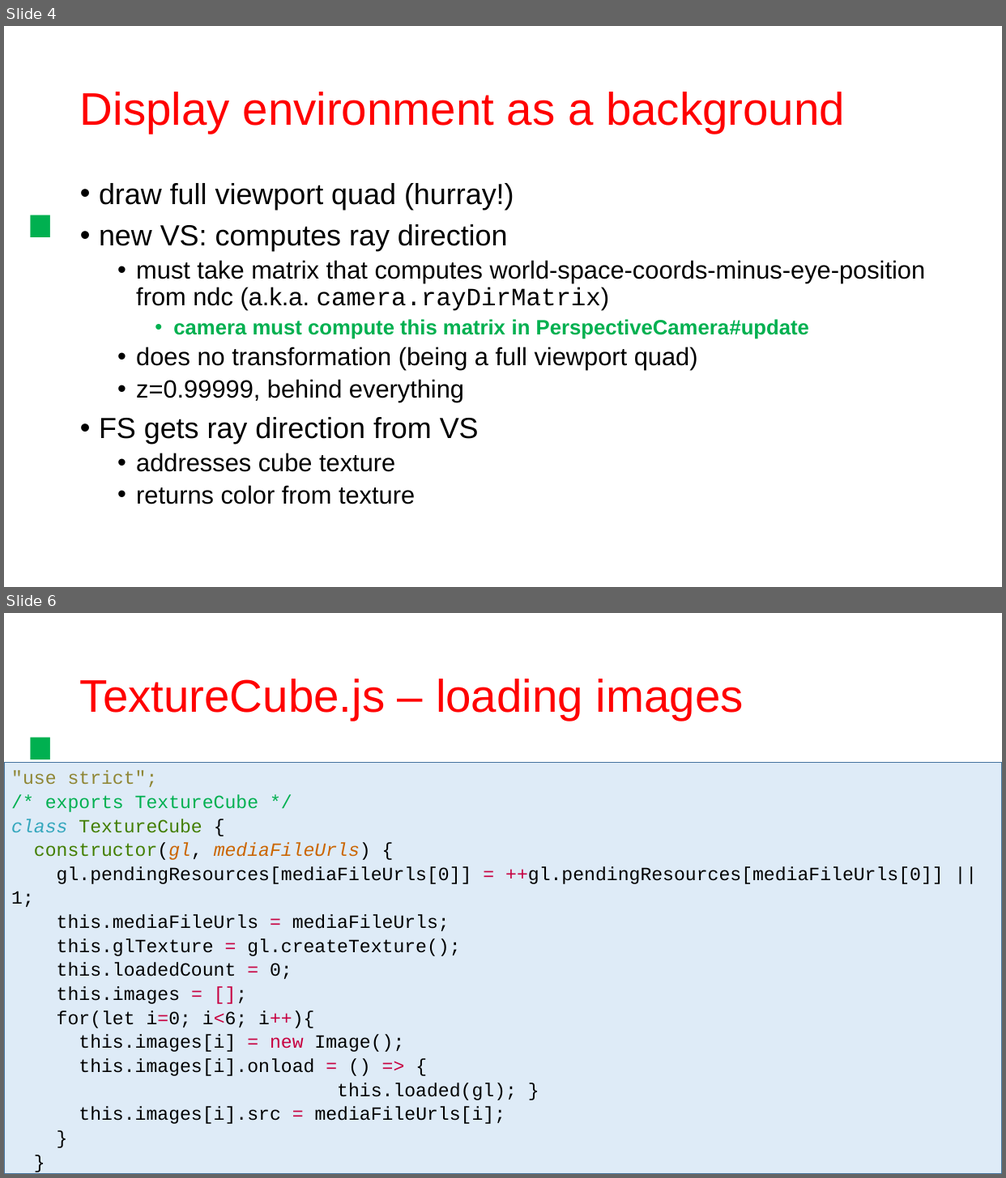
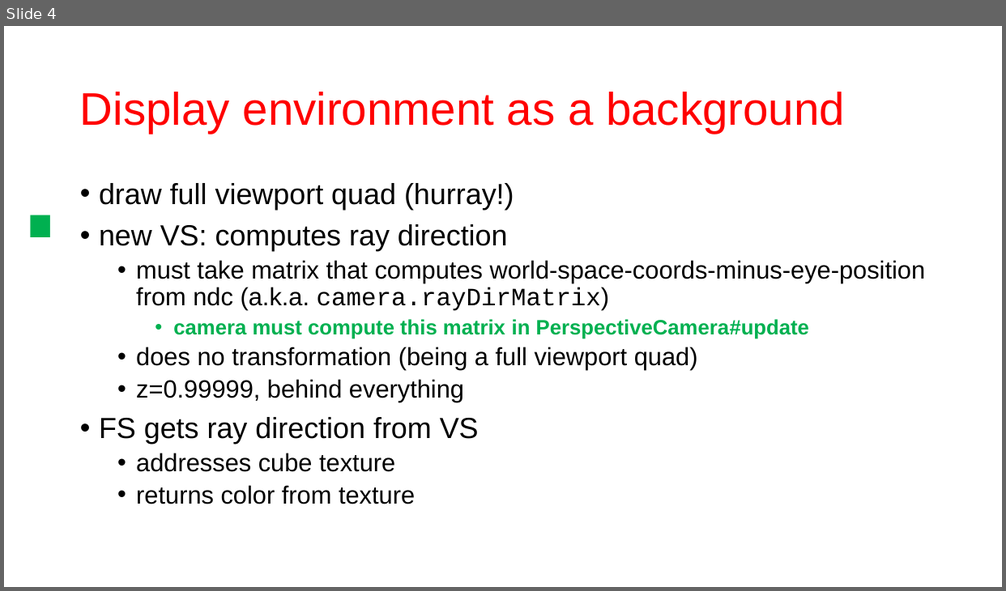
Before and after one commit to szecsi/kogfactory, a slide deck: projects/kog.040.030-background/aitcg330 - Environment Background.pptx. Shown one above the other, each under a label of ours: slides 4 and 6 before the commit, slide 4 after it; the slides between them are not shown. The pictures are 1006x1178 and 1006x591 pixels, drawn with LibreOffice and Linux fonts; fonts in the diff are those of the drawing. Boxes give left, top, right and bottom in pixels: in the first picture for what was removed or moved away, otherwise in the second. Text is boxed around its words. In the diff, an @@ line names an element or a change of style, - is before the commit and + after.

```diff
--- a/projects/kog.040.030-background/aitcg330 - Environment Background.pptx
+++ b/projects/kog.040.030-background/aitcg330 - Environment Background.pptx
@@ slide 6 removed at (4,613,1002,1174), background #FFFFFF @@
@@ text removed at (4,613,47,807) @@
-.
@@ title removed at (80,679,744,720) @@
-TextureCube.js – loading images
@@ text removed at (4,763,1002,1174) @@
-"use strict";
-/* exports TextureCube */
-class TextureCube {
-constructor(gl, mediaFileUrls) {
-gl.pendingResources[mediaFileUrls[0]] = ++gl.pendingResources[mediaFileUrls[0]] || 1;
-this.mediaFileUrls = mediaFileUrls;
-this.glTexture = gl.createTexture();
-this.loadedCount = 0;
-this.images = [];
-for(let i=0; i<6; i++){
-this.images[i] = new Image();
-this.images[i].onload = () => {
-this.loaded(gl); }
-this.images[i].src = mediaFileUrls[i];
-}
-}
```
Also in this commit, not shown: 3 slides changed, 1 slide added, 6 other files.
